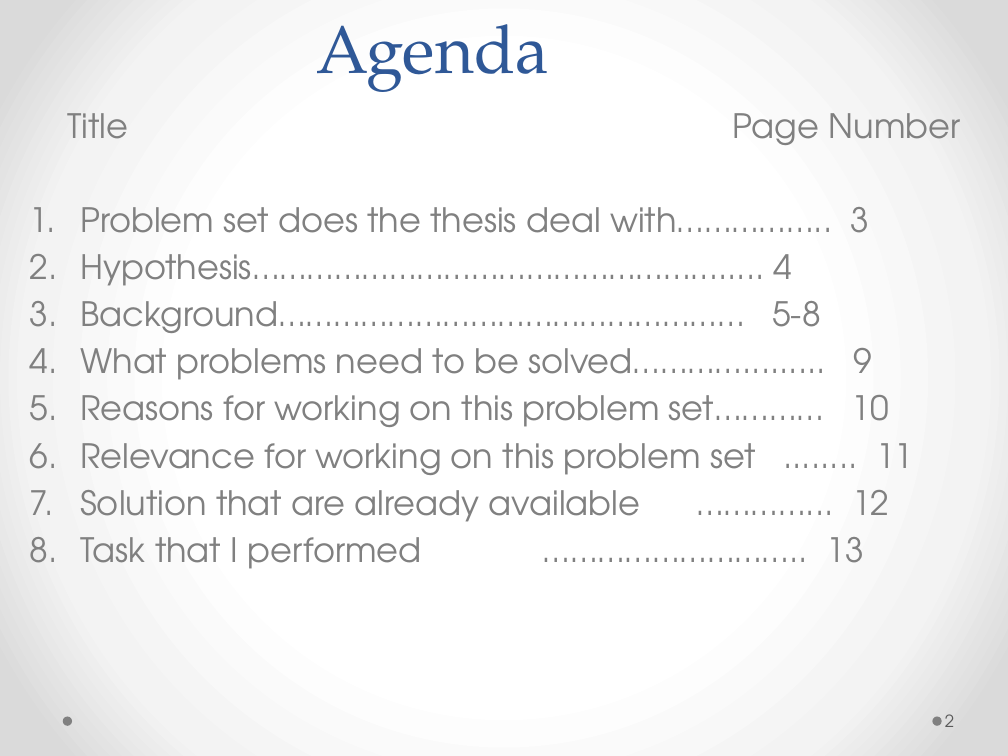
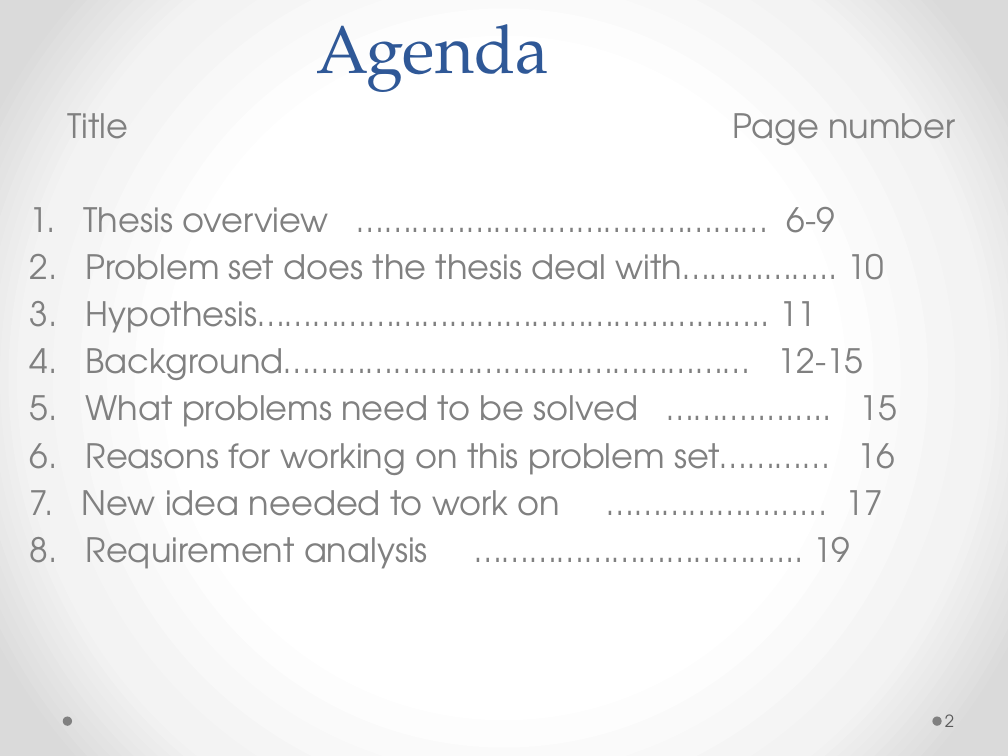
Before and after one commit to amit1984/Thesis, a slide deck: slide 2 of thesis_v4.pptx. Drawn at 1008x756 pixels with LibreOffice and Linux fonts; fonts in the diff are those of the drawing. Boxes give left, top, right and bottom in pixels: in the first picture for what was removed or moved away, otherwise in the second. Text is boxed around its words. In the diff, an @@ line names an element or a change of style, - is before the commit and + after.

Commit message:
final ppt

```diff
--- a/thesis_v4.pptx
+++ b/thesis_v4.pptx
@@ text at box(67, 113, 955, 569): text changed @@
-Title Page Number
-1. Problem set does the thesis deal with…………….. 3
-2. Hypothesis……………………………………………..... 4
-3. Background…………………………………………… 5-8
-4. What problems need to be solved…………......... 9
-5. Reasons for working on this problem set………… 10
-6. Relevance for working on this problem set ........ 11
-7. Solution that are already available …………... 12
-8. Task that I performed ……………………….. 13
+Title Page number
+1. Thesis overview ……………………………………… 6-9
+2. Problem set does the thesis deal with…………….. 10
+3. Hypothesis……………………………………………..... 11
+4. Background…………………………………………… 12-15
+5. What problems need to be solved ………......... 15
+6. Reasons for working on this problem set………… 16
+7. New idea needed to work on ……………......... 17
+8. Requirement analysis ……………………………... 19
```
Also in this commit, not shown: 15 other slides changed, 2 slides added, 3 slides removed.
